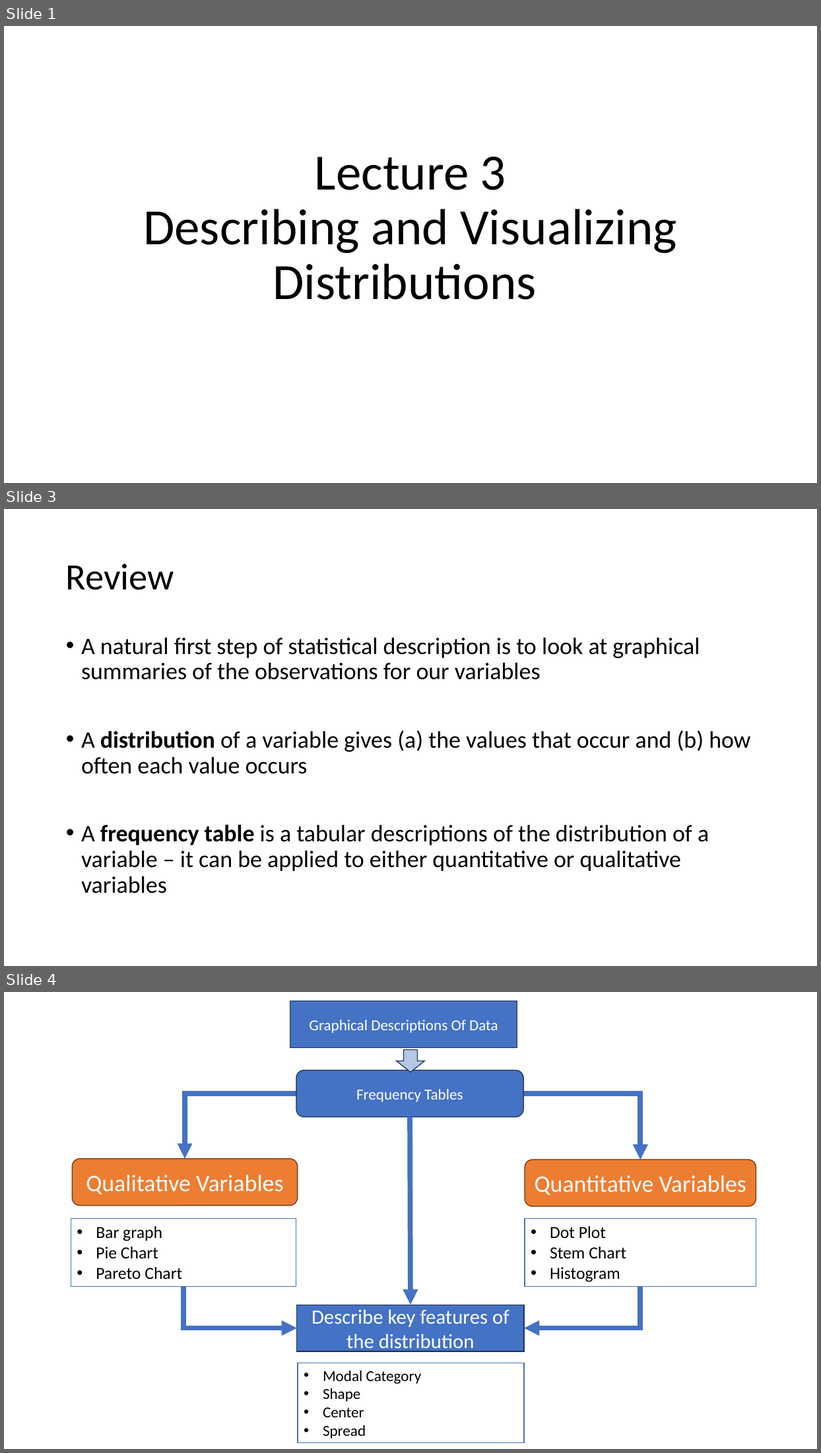
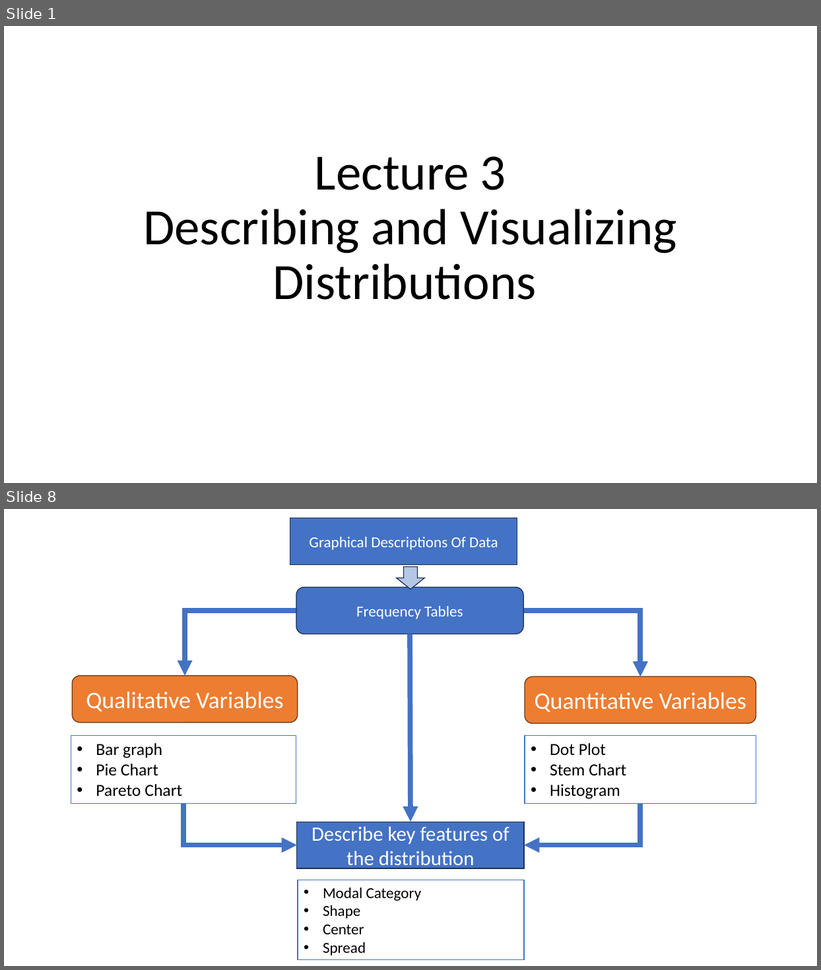
Before and after one commit to Jarred6068/Kvamme_UI_STAT251, a slide deck: docs/lecture_slides/Week 2/Week2_Lecture3_Slides_1_19_2024.pptx. Shown one above the other, each under a label of ours: slides 1, 3 and 4 before the commit, slides 1 and 8 after it; the slides between them are not shown. The pictures are 821x1453 and 821x970 pixels, drawn with LibreOffice and Linux fonts; fonts in the diff are those of the drawing. Boxes give left, top, right and bottom in pixels: in the first picture for what was removed or moved away, otherwise in the second. Text is boxed around its words. In the diff, an @@ line names an element or a change of style, - is before the commit and + after.

```diff
--- a/docs/lecture_slides/Week 2/Week2_Lecture3_Slides_1_19_2024.pptx
+++ b/docs/lecture_slides/Week 2/Week2_Lecture3_Slides_1_19_2024.pptx
@@ slide 3 removed at box(4, 509, 817, 966), background #FFFFFF @@
@@ title removed at box(66, 564, 174, 590) @@
-Review
@@ text removed at box(81, 638, 750, 894) @@
-• A natural first step of statistical description is to look at graphical summaries of the observations for our variables
-• A distribution of a variable gives (a) the values that occur and (b) how often each value occurs
-• A frequency table is a tabular descriptions of the distribution of a variable – it can be applied to either quantitative or qualitative variables
@@ what was slide 4 is now slide 8 @@
```
Also in this commit, not shown: 1 slide changed, 7 slides added, 56 other files.
